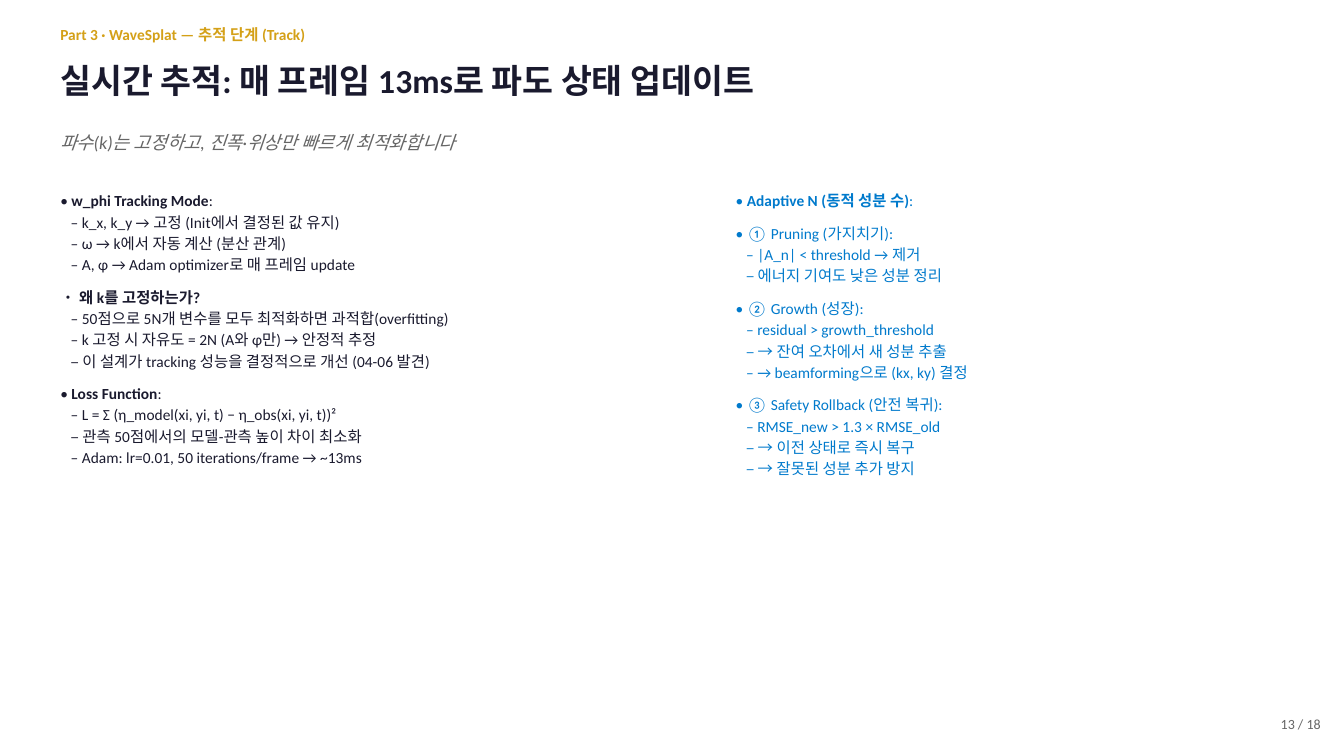
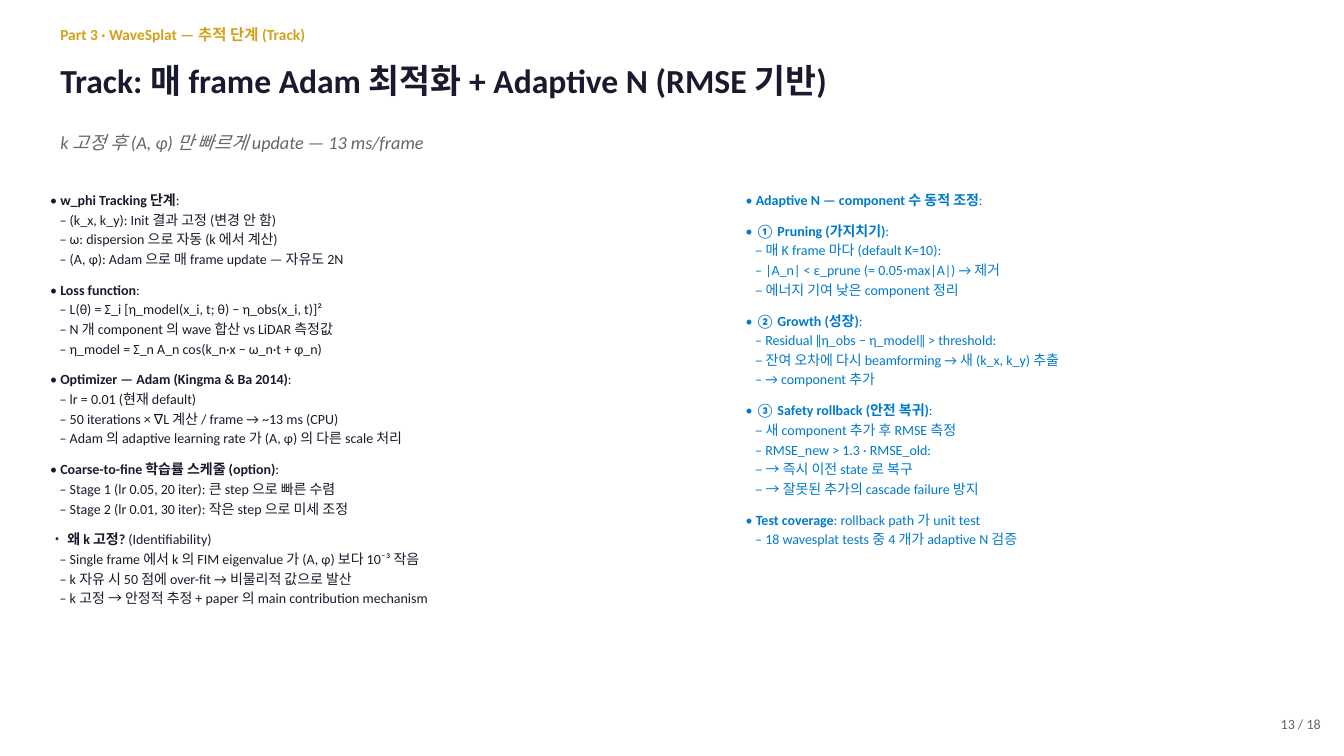
Before and after one commit to SAEYONGPARK94/wavesplat, a slide deck: slide 13 of wavesplat/docs/labmeeting_2026_05_13.pptx. Drawn at 1344x756 pixels with LibreOffice and Linux fonts; fonts in the diff are those of the drawing. Boxes give left, top, right and bottom in pixels: in the first picture for what was removed or moved away, otherwise in the second. Text is boxed around its words. In the diff, an @@ line names an element or a change of style, - is before the commit and + after.

```diff
--- a/wavesplat/docs/labmeeting_2026_05_13.pptx
+++ b/wavesplat/docs/labmeeting_2026_05_13.pptx
@@ text at (60,64,826,99): text changed @@
-실시간 추적: 매 프레임 13ms로 파도 상태 업데이트
+Track: 매 frame Adam 최적화 + Adaptive N (RMSE 기반)
@@ text at (60,134,424,152): text changed @@
-파수(k)는 고정하고, 진폭·위상만 빠르게 최적화합니다
+k 고정 후 (A, φ) 만 빠르게 update — 13 ms/frame
@@ text at (60,193,428,605): text changed; size 11 to 10 pt @@
-• w_phi Tracking Mode:
-– k_x, k_y → 고정 (Init에서 결정된 값 유지)
-– ω → k에서 자동 계산 (분산 관계)
-– A, φ → Adam optimizer로 매 프레임 update
-• 왜 k를 고정하는가?
-– 50점으로 5N개 변수를 모두 최적화하면 과적합(overfitting)
-– k 고정 시 자유도 = 2N (A와 φ만) → 안정적 추정
-– 이 설계가 tracking 성능을 결정적으로 개선 (04-06 발견)
-• Loss Function:
-– L = Σ (η_model(xi, yi, t) − η_obs(xi, yi, t))²
-– 관측 50점에서의 모델-관측 높이 차이 최소화
-– Adam: lr=0.01, 50 iterations/frame → ~13ms
+• w_phi Tracking 단계:
+– (k_x, k_y): Init 결과 고정 (변경 안 함)
+– ω: dispersion 으로 자동 (k 에서 계산)
+– (A, φ): Adam 으로 매 frame update — 자유도 2N
+• Loss function:
+– L(θ) = Σ_i [η_model(x_i, t; θ) − η_obs(x_i, t)]²
+– N 개 component 의 wave 합산 vs LiDAR 측정값
+– η_model = Σ_n A_n cos(k_n·x − ω_n·t + φ_n)
+• Optimizer — Adam (Kingma & Ba 2014):
+– lr = 0.01 (현재 default)
+– 50 iterations × ∇L 계산 / frame → ~13 ms (CPU)
+– Adam 의 adaptive learning rate 가 (A, φ) 의 다른 scale 처리
+• Coarse-to-fine 학습률 스케줄 (option):
+– Stage 1 (lr 0.05, 20 iter): 큰 step 으로 빠른 수렴
+– Stage 2 (lr 0.01, 30 iter): 작은 step 으로 미세 조정
+• 왜 k 고정? (Identifiability)
+– Single frame 에서 k 의 FIM eigenvalue 가 (A, φ) 보다 10⁻³ 작음
+– k 자유 시 50 점에 over-fit → 비물리적 값으로 발산
+– k 고정 → 안정적 추정 + paper 의 main contribution mechanism
@@ text "• Adaptive N — component ...": place and size @@
-text "• Adaptive N — component ..." at (747,193,967,476)
+text "• Adaptive N — component ..." at (756,193,1059,547)
@@ text at (756,193,982,208): text changed; size 11 to 10 pt @@
-• Adaptive N (동적 성분 수):
+• Adaptive N — component 수 동적 조정:
@@ text at (756,224,889,329): size 11 to 10 pt in "• ① Pruning (가지치기):", "• ② Growth (성장):"; bold on in "① Pruning (가지치기):", "② Growth (성장):" @@
@@ text at (765,243,1000,298): text changed; size 11 to 10 pt @@
-– |A_n| < threshold → 제거
-– 에너지 기여도 낮은 성분 정리
+– 매 K frame 마다 (default K=10):
+– |A_n| < ε_prune (= 0.05·max|A|) → 제거
+– 에너지 기여 낮은 component 정리
@@ text at (756,335,1059,547): text changed; size 11 to 10 pt @@
-– residual > growth_threshold
-– → 잔여 오차에서 새 성분 추출
-– → beamforming으로 (kx, ky) 결정
-• ③ Safety Rollback (안전 복귀):
-– RMSE_new > 1.3 × RMSE_old
-– → 이전 상태로 즉시 복구
-– → 잘못된 성분 추가 방지
+– Residual ‖η_obs − η_model‖ > threshold:
+– 잔여 오차에 다시 beamforming → 새 (k_x, k_y) 추출
+– → component 추가
+• ③ Safety rollback (안전 복귀):
+– 새 component 추가 후 RMSE 측정
+– RMSE_new > 1.3 · RMSE_old:
+– → 즉시 이전 state 로 복구
+– → 잘못된 추가의 cascade failure 방지
+• Test coverage: rollback path 가 unit test
+– 18 wavesplat tests 중 4 개가 adaptive N 검증
```
Also in this commit, not shown: 4 other slides changed, 3 slides added, 12 slides removed, 1 other file.
